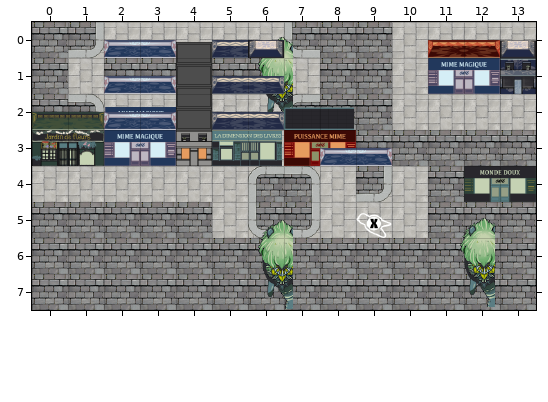
One commit to this Tiled map: cityoflight/core/assets/jsons/Level4.tmx. The first picture shows the starting point.
Cells are 64x64 px. Shown: x 0..13, y 0..7.
After:
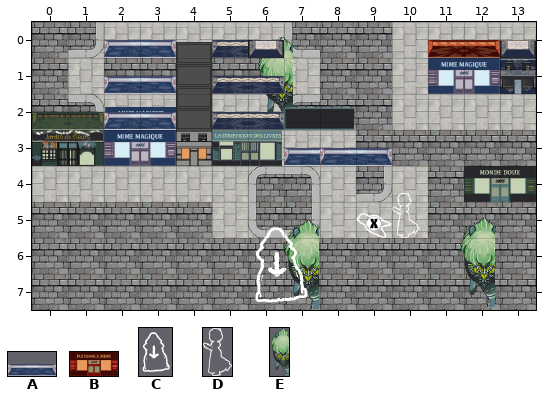
Key: from "128_cafe_purple": A 0; from "128_cafe_red": B 1; from "blanche_outline": C 0; from "outline_annette_left": D 0; from "tarasq": E 0.
_ is an empty cell.
Objects are placed by their top-left corner, in cells (3,4 is the top-left corner of cell 3,4); size is 1x1 cell unless given.
Changes in this commit:
Layer "Blanche":
Object E "blanche3" at 6.2,5.5 size 1x2.5 becomes E "blanche3" at 7,5.5 size 1x2.5.
Layer "Buildings":
Object B "building1" at 7,3 size 2x1 becomes A "building1" at 7,3 size 2x1.
Layer "Tutorial":
Tile C is added in row 7 at x 6.
Tile D is added in row 5 at x 10.
Boxes around the changes in both pictures, in picture pixels (x1, y1, x2, y2):
changed: (284, 130, 356, 166)
added: (392, 193, 420, 238)
changed: (255, 220, 319, 309)
